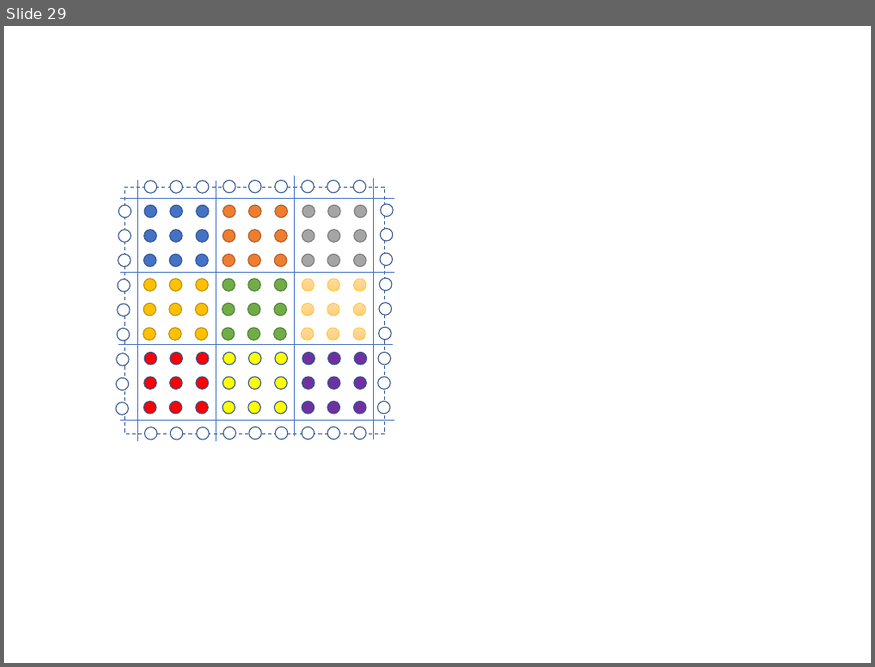
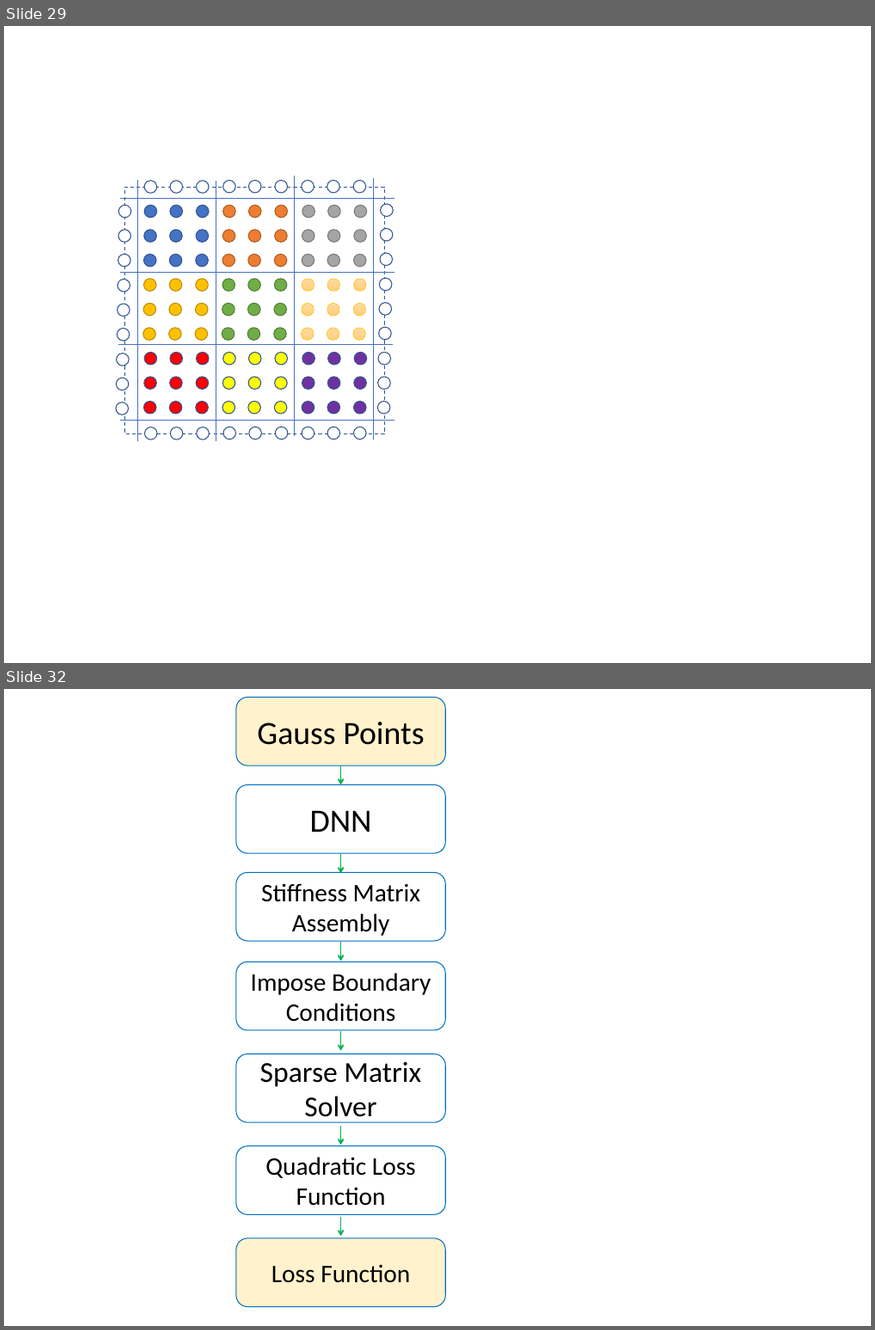
Before and after one commit to ADCMEMarket/ADCMEImages, a slide deck: Slides/figures.pptx. Shown one above the other, each under a label of ours: slide 29 before the commit, slides 29 and 32 after it; the slides between them are not shown. The pictures are 875x667 and 875x1330 pixels, drawn with LibreOffice and Linux fonts; fonts in the diff are those of the drawing. Boxes give left, top, right and bottom in pixels: in the first picture for what was removed or moved away, otherwise in the second. Text is boxed around its words. In the diff, an @@ line names an element or a change of style, - is before the commit and + after.

```diff
--- a/Slides/figures.pptx
+++ b/Slides/figures.pptx
@@ slide 32 added at [4,689,871,1326], background #FFFFFF @@
@@ rounded rectangle added at [236,697,445,765], fill #FFF2CC, outline #0070C0 1 pt, 36 pt, text #000000 @@
+Gauss Points
@@ arrow added from (341, 766) to (341, 784), #00B050 1.5 pt @@
@@ rounded rectangle added at [236,784,445,853], outline #0070C0 1 pt, 36 pt, text #000000 @@
+DNN
@@ arrow added from (341, 854) to (341, 874), #00B050 1.5 pt @@
@@ rounded rectangle added at [236,872,445,941], outline #0070C0 1 pt, 28 pt, text #000000 @@
+Stiffness Matrix Assembly
@@ arrow added from (341, 942) to (341, 961), #00B050 1.5 pt @@
@@ rounded rectangle added at [236,962,445,1030], outline #0070C0 1 pt, 28 pt, text #000000 @@
+Impose Boundary Conditions
@@ arrow added from (341, 1032) to (341, 1050), #00B050 1.5 pt @@
@@ rounded rectangle added at [236,1054,445,1122], outline #0070C0 1 pt, 32 pt, text #000000 @@
+Sparse Matrix Solver
@@ arrow added from (341, 1126) to (341, 1145), #00B050 1.5 pt @@
@@ rounded rectangle added at [236,1147,445,1214], outline #0070C0 1 pt, 28 pt, text #000000 @@
+Quadratic Loss Function
@@ arrow added from (341, 1217) to (341, 1237), #00B050 1.5 pt @@
@@ rounded rectangle added at [236,1239,445,1306], fill #FFF2CC, outline #0070C0 1 pt, 28 pt, text #000000 @@
+Loss Function
```
Also in this commit, not shown: 7 other slides added, 1 other file.
